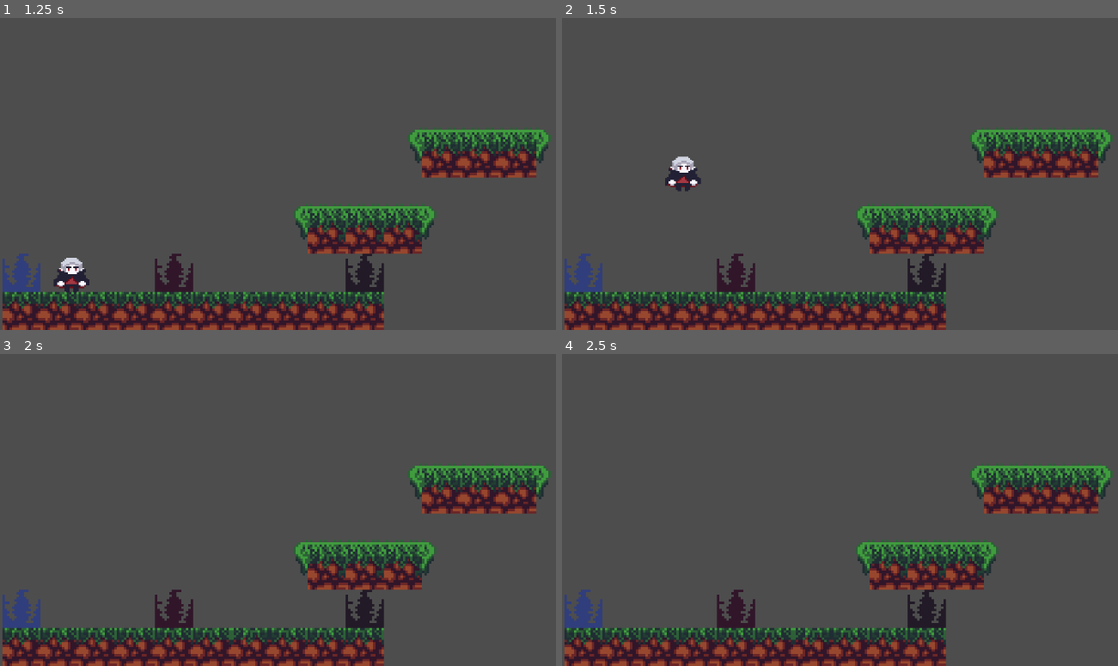
Above: before the commit, frames 1-4 (two rows, left to right).
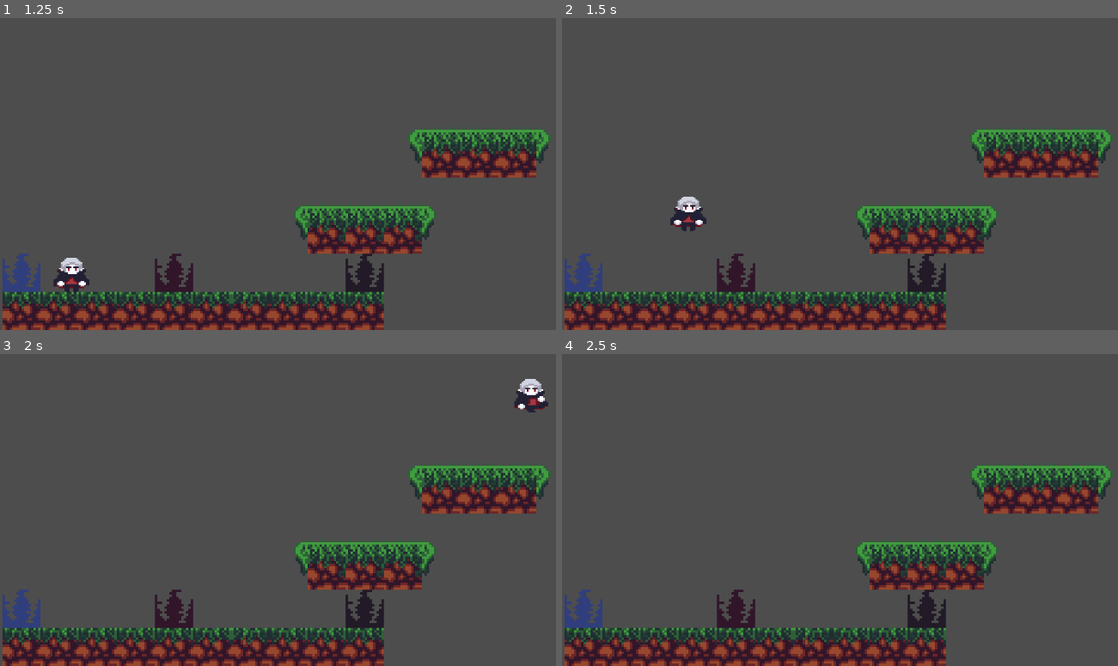
Above: after the commit, the same moments.

Repository: Wayfleh/GDC-Vampire-Platformer
Game: Godot game, scene res://UI/MainMenu.tscn
Same seed, same stepped clock (60 frames per second), same inputs: the game is played once before the commit and once after it.
Inputs:
- Up to frame 1 (1.25 s): click "Play" at 0.5 s
- Up to frame 2 (1.5 s): tap Enter at 1.25 s; hold D (right) from 1.28 s (still down); hold W (jump) from 1.28 s (still down); tap J (bite_dash) at 1.35 s
- Up to frame 3 (2 s): keep holding D (right); keep holding W (jump)
- Up to frame 4 (2.5 s): keep holding D (right); release W (jump) at 2.03 s; tap W (jump) at 2.1, 2.27 s; tap J (bite_dash) at 2.3 s

Frame 1 is identical in both runs. In frame 2, 1.0% of the frame differs, in the area x 18-26%, y 44-69%; in frame 3, 0.4%; in frame 4, nothing differs.

Commit message:
Various value tweaks

Diff:
--- a/untitled-vampire-game/Player/StateMachine/Vampire/v_bitedash.gd
+++ b/untitled-vampire-game/Player/StateMachine/Vampire/v_bitedash.gd
@@ -19,7 +19,7 @@
 """
 
 @export var h_bite_dash_travel_duration = 0.15 # Defines maximum time a bite dash lasts for
-@export var h_bite_dash_speed = 2000.0 # Defines speed of horizontal movement during a Human Bite Dash
+@export var h_bite_dash_speed = 1200.0 # Defines speed of horizontal movement during a Human Bite Dash
 @export var h_bite_dash_residual_speed = 700.0 # When bite dash ends, retain a flat amount of small momentum
 @export var h_bite_dash_anticipation_duration = 0.2 #Defines how long Alucard will hang in the air before starting dash (for game feel)
 @export var h_bite_dash_anticipation_gravity_factor = 0.2 # Alucard gets a tiny bit of gravity during anticipation of bite dash.
--- a/untitled-vampire-game/Player/StateMachine/Vampire/v_jump.gd
+++ b/untitled-vampire-game/Player/StateMachine/Vampire/v_jump.gd
@@ -1,7 +1,7 @@
 ## VAMPIRE
 extends State
 
-@export var fastFallGravityMultiplier = 4 #When the player isn't pressing the jump button, fall faster.
+@export var fastFallGravityMultiplier: float = 1.5 #When the player isn't pressing the jump button, fall faster.
 
 func enter_state():
 	player.velocity.y -= player.jump_impulse
--- a/untitled-vampire-game/Player/StateMachine/vampire_state.gd
+++ b/untitled-vampire-game/Player/StateMachine/vampire_state.gd
@@ -1,8 +1,8 @@
 extends State
 
 #Constants for vampire state
-@export var V_SPEED := 500.0
-@export var V_JUMP_IMPULSE := 1400.0
+@export var V_SPEED := 550.0
+@export var V_JUMP_IMPULSE := 900.0
 @export var V_GRAVITY := 3000.0
 @onready var v_machine = $VampireSM
 
--- a/untitled-vampire-game/Player/player.gd
+++ b/untitled-vampire-game/Player/player.gd
@@ -2,9 +2,9 @@
 extends CharacterBody2D
 
 #change speed, jump height, and gravity
-@export var speed: float = 5.0
-@export var jump_impulse: float = 5.0
-@export var gravity: float = 5.0
+var speed: float = 5.0
+var jump_impulse: float = 1.0
+var gravity: float = 5.0
 
 @export var bite_dash_direction: Vector2
 var previous_position: Vector2 #Velocity value in previous frame. Used for calculating Bite Dash Direction
--- a/untitled-vampire-game/Player/player.tscn
+++ b/untitled-vampire-game/Player/player.tscn
@@ -107,6 +107,8 @@
 
 [node name="FROG" type="Node" parent="TransformationSM" unique_id=1507179230]
 script = ExtResource("8_00tjw")
+F_JUMP_IMPULSE = 250.0
+F_GRAVITY = 1500.0
 metadata/_custom_type_script = "uid://c68npqqwy1yig"
 
 [node name="FrogSM" type="Node" parent="TransformationSM/FROG" unique_id=1414580571 node_paths=PackedStringArray("player", "initial_state")]
